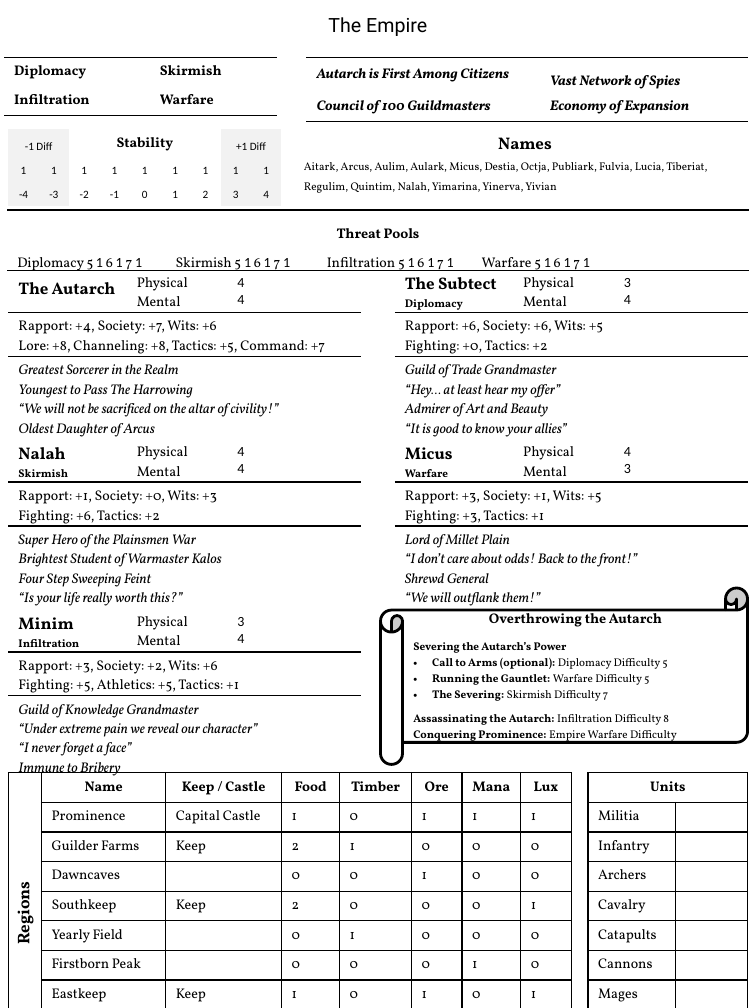
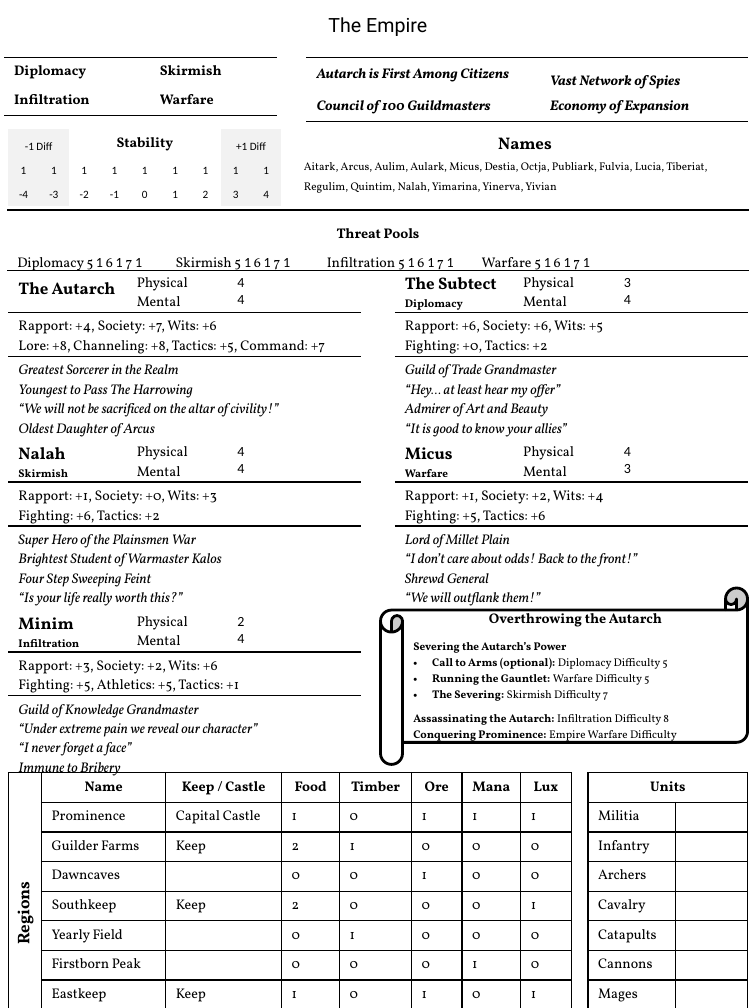
Before and after one commit to ziapeltagames/wrath-of-the-autarch, a slide deck: slide 7 of sheets/Core Sheets.pptx. Drawn at 756x1008 pixels with LibreOffice and Linux fonts; fonts in the diff are those of the drawing. Boxes give left, top, right and bottom in pixels: in the first picture for what was removed or moved away, otherwise in the second. Text is boxed around its words. In the diff, an @@ line names an element or a change of style, - is before the commit and + after.

```diff
--- a/sheets/Core Sheets.pptx
+++ b/sheets/Core Sheets.pptx
@@ table at (x1=395, y1=438, x2=748, y2=613) @@
-row 2, column 1: Rapport: +3, Society: +1, Wits: +5 / Fighting: +3, Tactics: +1
+row 2, column 1: Rapport: +1, Society: +2, Wits: +4 / Fighting: +5, Tactics: +6
@@ table at (x1=8, y1=608, x2=361, y2=783) @@
-row 1, column 3: 3 / 4
+row 1, column 3: 2 / 4
```
Also in this commit, not shown: 3 other slides changed, 15 other files.
